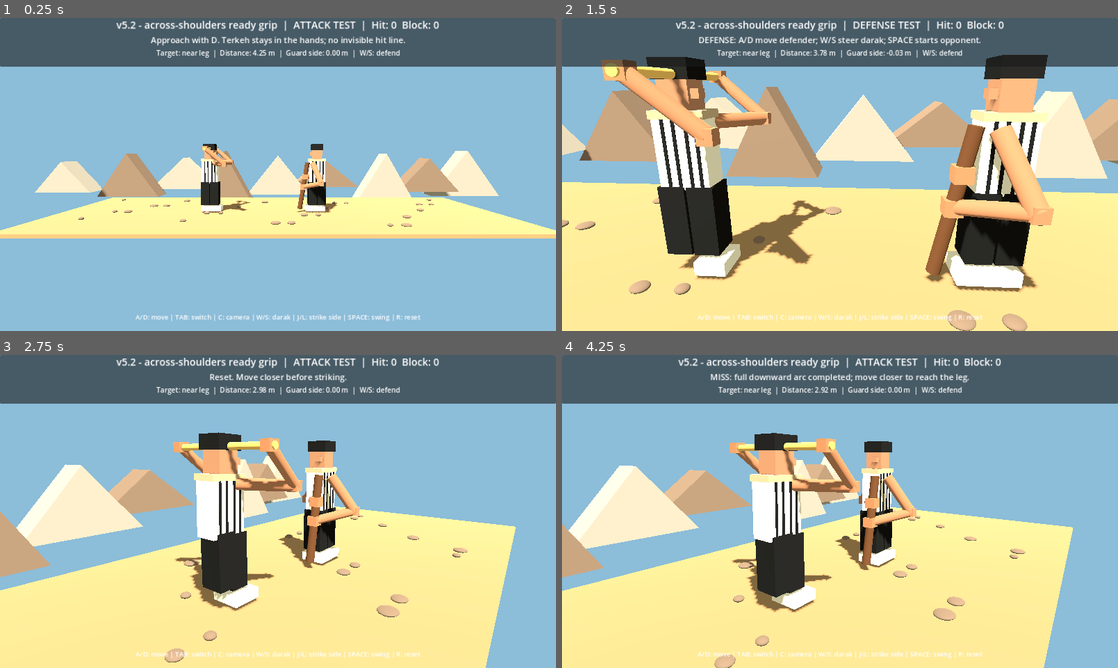
Above: before the commit, frames 1-4 (two rows, left to right).
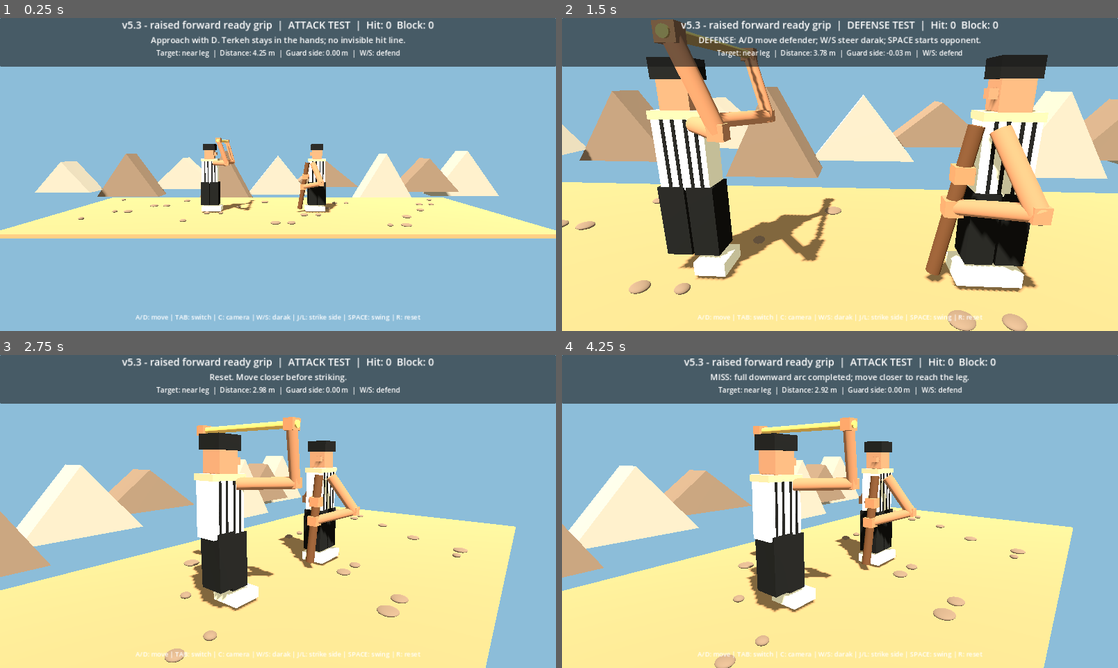
Above: after the commit, the same moments.

Repository: vahidainima-prog/tarke-darak-game
Game: Godot game, scene res://main.tscn
The game is run twice, just before and just after one commit, with the same random seed, the same clock (stepped at 60 frames per second) and the same inputs.
Inputs:
- Up to frame 1 (0.25 s): no input
- Up to frame 2 (1.5 s): tap Enter at 0.5 s; hold D 0.53-1.28 s; tap C at 0.6 s; tap Space at 0.77 s; hold S from 1.28 s (still down); tap Tab at 1.35 s
- Up to frame 3 (2.75 s): tap Space at 1.52 s; release S at 2.03 s; hold D from 2.03 s (still down); tap R at 2.1 s
- Up to frame 4 (4.25 s): release D at 2.78 s; hold W 2.78-3.53 s; tap J at 2.85 s; tap Space at 3.02, 3.77 s; hold A from 3.53 s (still down); tap L at 3.6 s

The runs differ from the first frame. In frame 1, 1.2% of the frame differs, in the area x 20-79%, y 0-62%; in frame 2, 6.3%, in the area x 7-80%, y 0-79%; in frame 3, 3.1%; in frame 4, 3.1%.

Commit message:
Lift ready staff above hat and shift it forward of face while preserving two-end grip

Diff:
--- a/tarke_darak_godot_v2/main.gd
+++ b/tarke_darak_godot_v2/main.gd
@@ -2,7 +2,7 @@
 
 # Godot 4.x — visual mechanics test. Side camera looks along -Z.
 # Feint depth: negative Z is BEHIND the attacker; positive Z is IN FRONT.
-const BUILD_LABEL := "v5.2 - across-shoulders ready grip"
+const BUILD_LABEL := "v5.3 - raised forward ready grip"
 const DEF_X := 1.55
 const MIN_X := -4.7
 const MAX_X := 0.35
@@ -320,13 +320,13 @@
  say("Swing: physical terkeh sweeps toward the defender.")
 
 func strike_ends(p: float) -> Array[Vector3]:
- # Ready stance: the staff runs ACROSS the shoulders (Z axis), not
+ # Ready stance: staff is raised above and IN FRONT of the face, running ACROSS the shoulders (Z axis), not
  # from behind the head toward the face (X axis).
  # The hands are on opposite sides of the head, at the two rod ends.
  var t := clampf(p, 0.0, 1.0)
  var turn := smoothstep(0.03, 0.48, t)
  var arc := smoothstep(0.0, 1.0, t)
- var ready_center := Vector3(attack_x + 0.03, 2.48, 0.0)
+ var ready_center := Vector3(attack_x + 0.52, 2.78, 0.0)
  var ready_direction := Vector3(0.0, 0.0, 1.0)
  var distance := defender_x - attack_x
  var tip_reach := minf(2.02, distance - 0.18)
